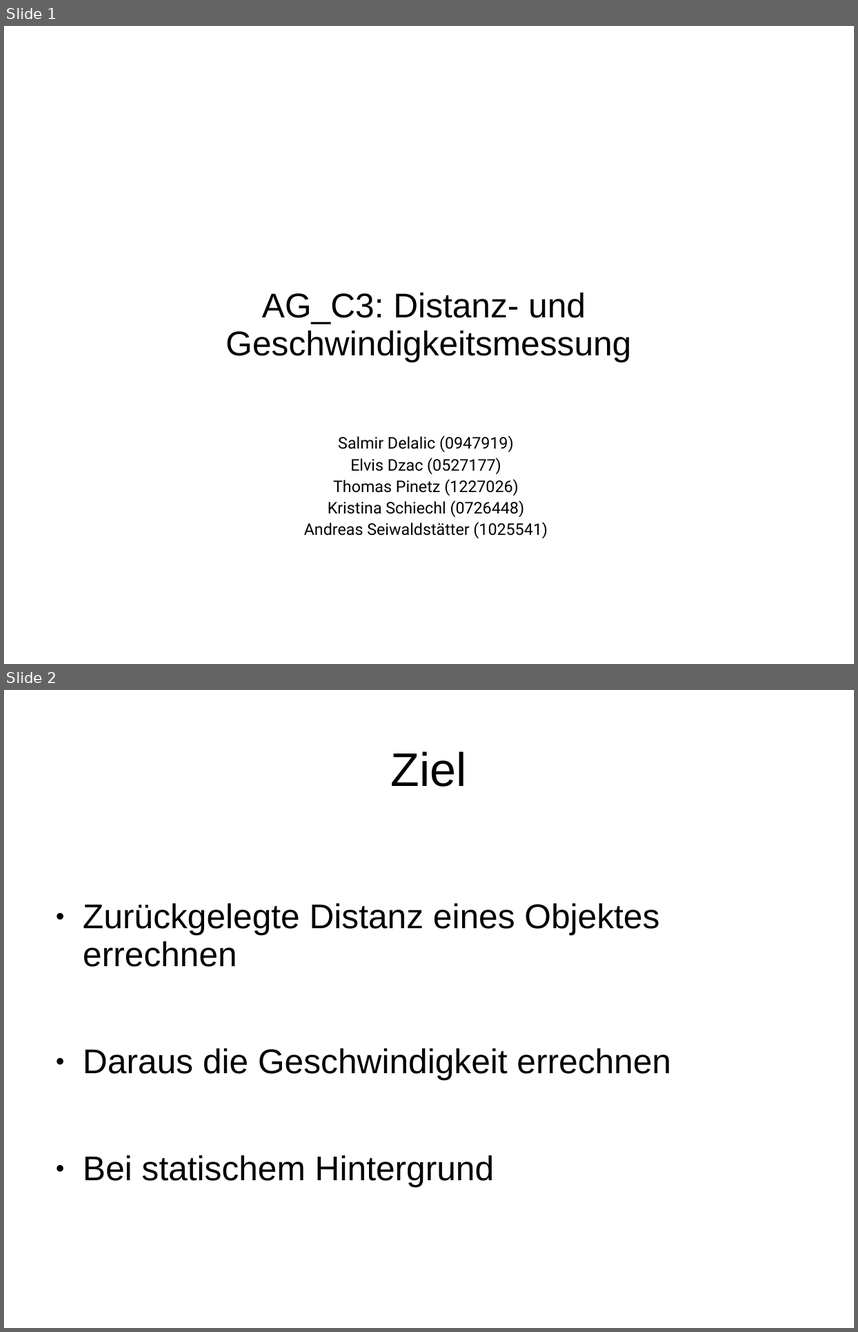
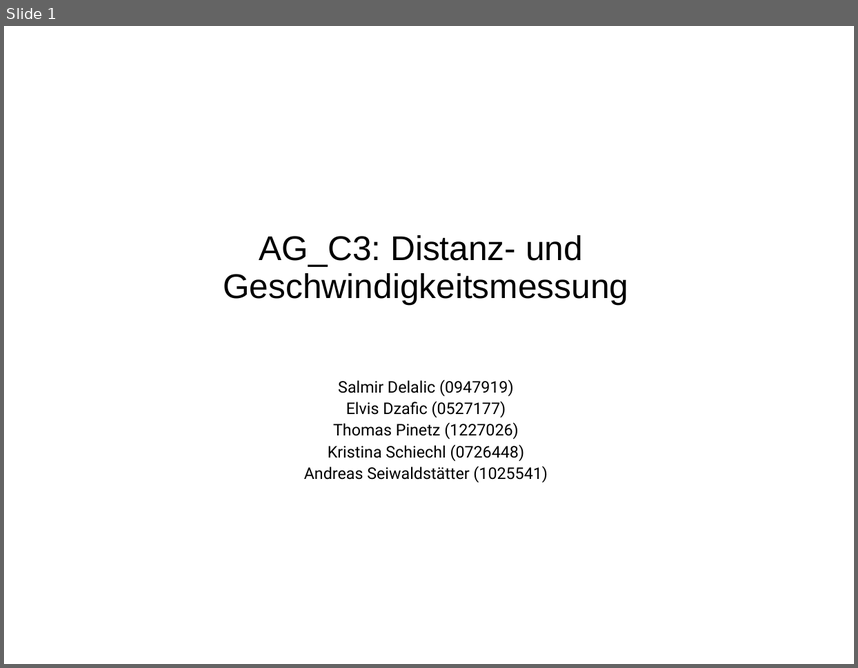
Before and after one commit to tpinetz/EDVBAG_C3, a slide deck: Documents/Zwischenpraesentation.ppt. Shown one above the other, each under a label of ours: slides 1 and 2 before the commit, slide 1 after it. The pictures are 858x1332 and 858x668 pixels, drawn with LibreOffice and Linux fonts; fonts in the diff are those of the drawing. Boxes give left, top, right and bottom in pixels: in the first picture for what was removed or moved away, otherwise in the second. Text is boxed around its words. In the diff, an @@ line names an element or a change of style, - is before the commit and + after.

```diff
--- a/Documents/Zwischenpraesentation.ppt
+++ b/Documents/Zwischenpraesentation.ppt
@@ slide 2 removed at (x1=4, y1=690, x2=854, y2=1328), background #FFFFFF @@
@@ title removed at (x1=391, y1=751, x2=467, y2=787) @@
-Ziel
@@ text removed at (x1=83, y1=903, x2=671, y2=1186) @@
-● Zurückgelegte Distanz eines Objektes errechnen
-● Daraus die Geschwindigkeit errechnen
-● Bei statischem Hintergrund
@@ slide 1 changed as well @@
@@ text "AG_C3: Distanz- und" moved from (x1=225, y1=292, x2=631, y2=362) to (x1=223, y1=235, x2=628, y2=305) @@
@@ text "Salmir Delalic (0947919)" moved from (x1=304, y1=435, x2=548, y2=538) to (x1=304, y1=379, x2=548, y2=482) @@
@@ text at (x1=346, y1=401, x2=506, y2=417): text changed @@
-Elvis Dzac (0527177)
+Elvis Dzafic (0527177)
```
Also in this commit, not shown: 5 other slides changed, 1 slide added.
